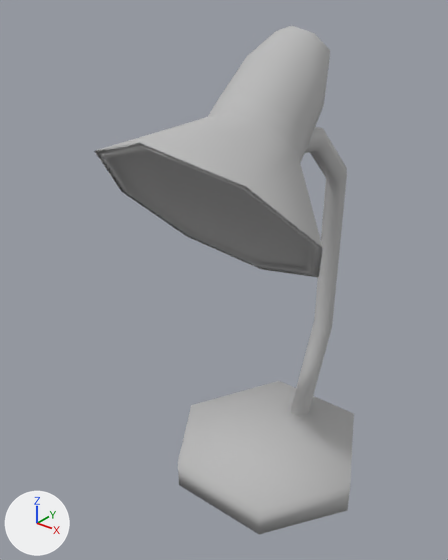
The FBX model Assets/Suan's Stuff/3D Models/Desk Lamp/DeskLamp.fbx, before and after one commit.
Before and after are seen from a 50 mm camera at (0.443, -0.642, 0.4) aimed at (-0.048, -0.029, 0.019). Arrows for +X, +Y and +Z are at lower left; the lights stay in place. Where no turn or scale is listed for an object, it has been applied to the vertices.

In view in the first picture: 'DeskLamp'.
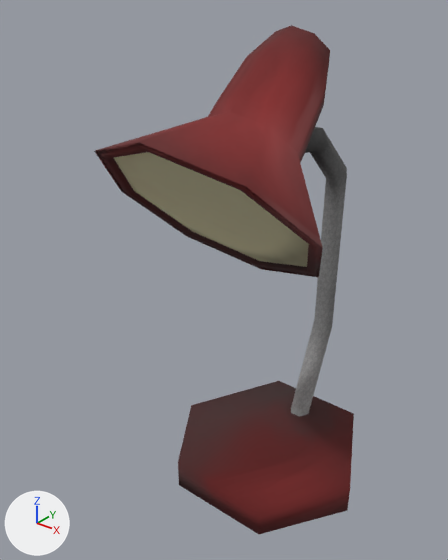
Boxes [x1, y1, x2, y2] around the edits, measured in the pictures (448 x 560 px):
'DeskLamp', surface changed (grey to brown)
    both: [95, 25, 354, 534]

The edits, one by one:
Picture 'DeskLamp_Texture_Base_color.png' (img_desklamp_texture_base_color_png) is new.
In material 'DeskLamp_Texture' (mat_desklamp_texture), base_color is no longer (0.502, 0.502, 0.502), grey #bcbcbc.
In material 'DeskLamp_Texture' (mat_desklamp_texture), texture is now set to img_desklamp_texture_base_color_png.
